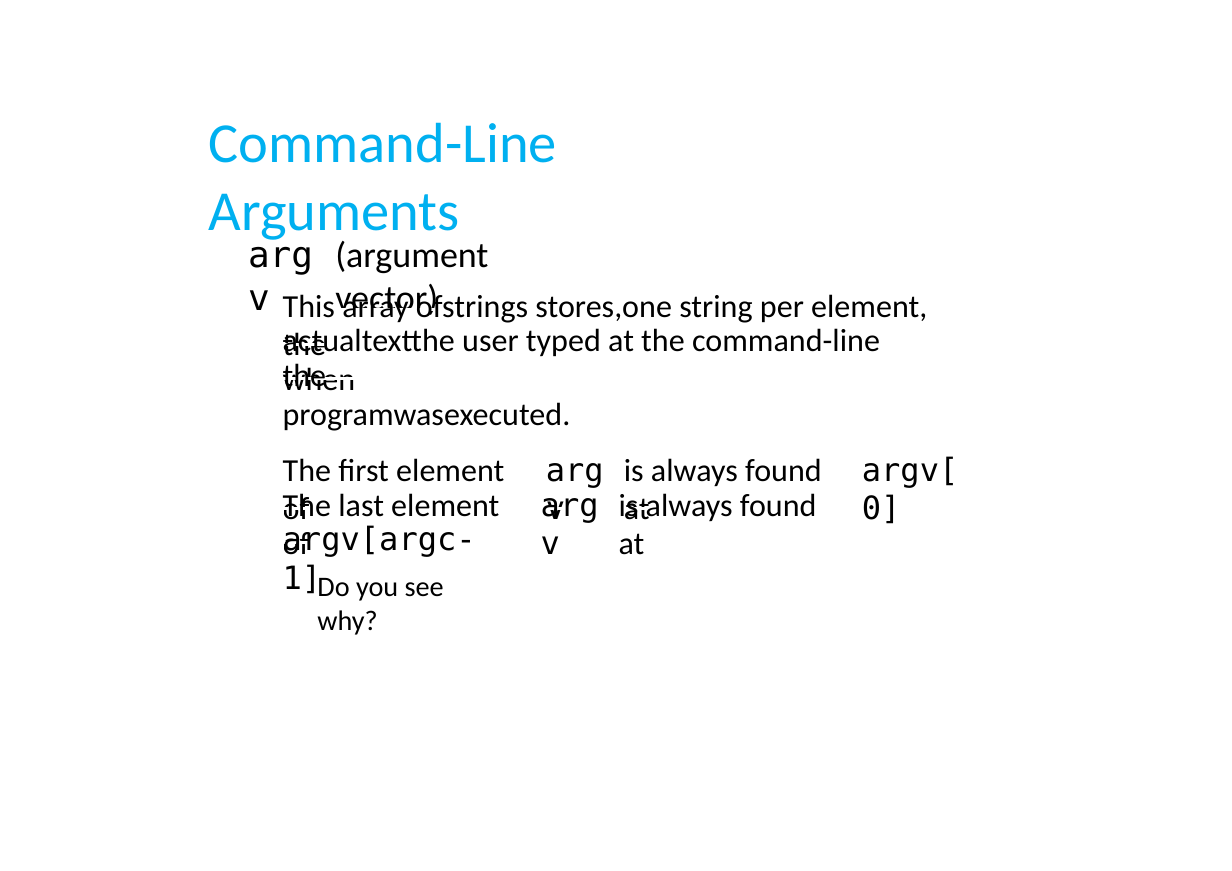
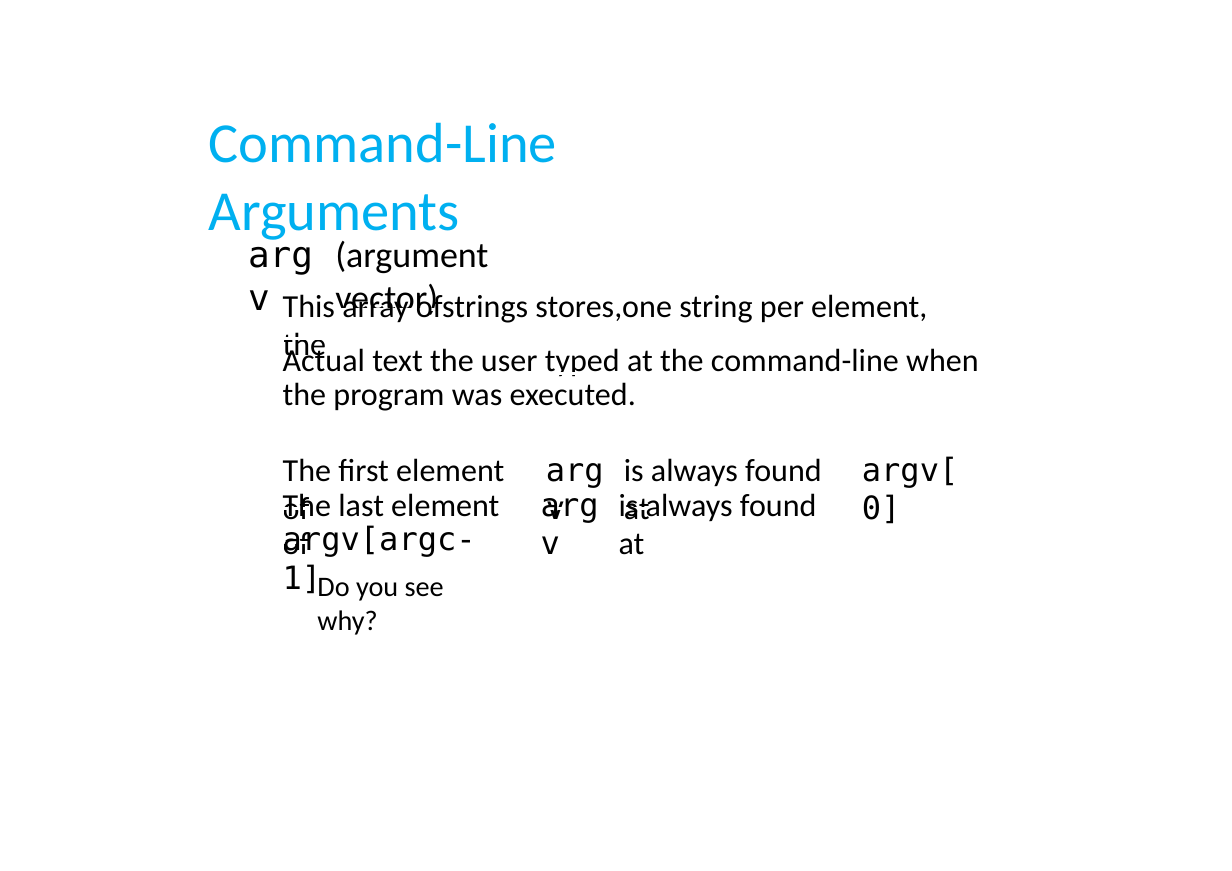
Before and after one commit to SQ4007-2025/website, a slide deck: slide 5 of tutorials/week_3/3.command_line_arguments.pptx. Drawn at 1232x871 pixels with LibreOffice and Linux fonts; fonts in the diff are those of the drawing. Boxes give left, top, right and bottom in pixels: in the first picture for what was removed or moved away, otherwise in the second. Text is boxed around its words. In the diff, an @@ line names an element or a change of style, - is before the commit and + after.

Commit message:
Refresh Week 3 PowerPoint files for command line arguments and functions to ensure consistency and accessibility across formats.

```diff
--- a/tutorials/week_3/3.command_line_arguments.pptx
+++ b/tutorials/week_3/3.command_line_arguments.pptx
@@ text at <box>372,348,979,377</box>: text changed @@
-actualtextthe user typed at the command-line when
+Actual text the user typed at the command-line when
@@ text at <box>283,382,636,411</box>: spaces changed @@
-the programwasexecuted.
+the program was executed.
```
Also in this commit, not shown: 6 other slides changed, 1 other file.
